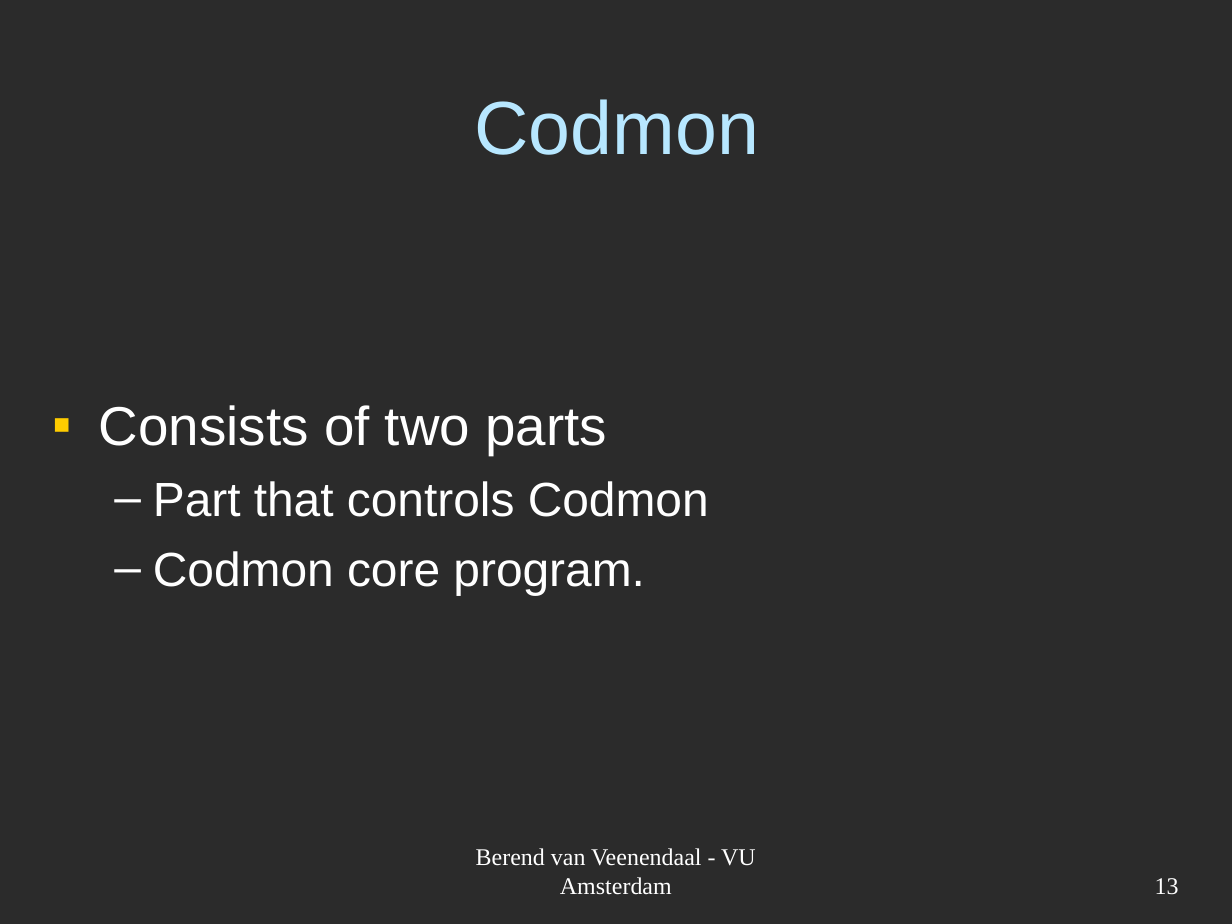
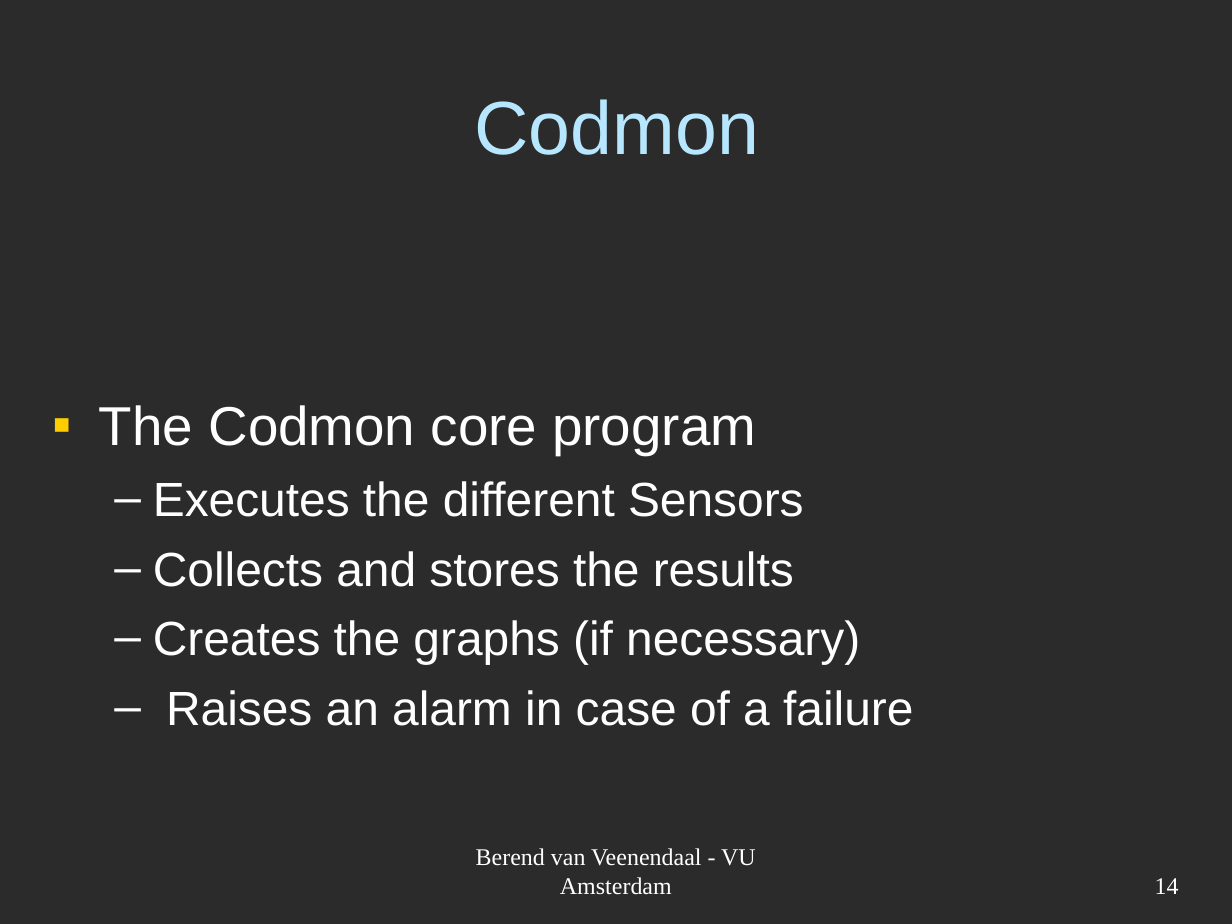
Before and after one commit to JungleComputing/codmon, a slide deck: slide 14 of doc/report/Codmon-VM.ppt (slide 13 before the commit). Drawn at 1232x924 pixels with LibreOffice and Linux fonts; fonts in the diff are those of the drawing; background and template pictures are left out; a plain dark background stands for a picture behind light text. Boxes give left, top, right and bottom in pixels: in the first picture for what was removed or moved away, otherwise in the second. Text is boxed around its words. In the diff, an @@ line names an element or a change of style, - is before the commit and + after.

```diff
--- a/doc/report/Codmon-VM.ppt
+++ b/doc/report/Codmon-VM.ppt
@@ text at (x1=99, y1=405, x2=913, y2=726): text changed @@
-▪ Consists of two parts
-  – Part that controls Codmon
-  – Codmon core program.
+▪ The Codmon core program
+  – Executes the different Sensors
+  – Collects and stores the results
+  – Creates the graphs (if necessary)
+  – Raises an alarm in case of a failure
@@ page number at (x1=1155, y1=878, x2=1179, y2=894): text changed @@
-13
+14
```
Also in this commit, not shown: 11 slides added.
